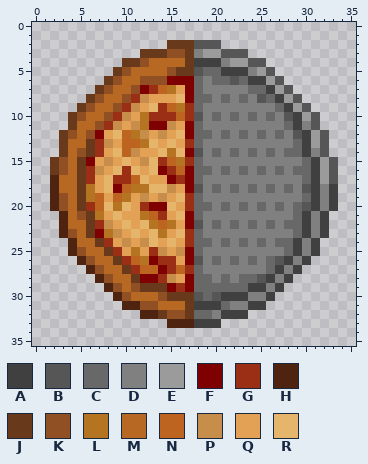
One commit to this pixel-art sprite: Assets/Sprites/Halfpizza.png. Above is the file before it was changed.
The file is 36x36 pixels.
Palette (. is transparent): A #404040  B #565656  C #686868  D #808080  E #9b9b9b  F #7f0000  G #9b2f15  H #4e2310  J #68391a  K #905024  L #b57422  M #b76822  N #bd6420  P #c68d4b  Q #e3a155  R #e5b56b
Pixels before, first column x 2:
 2 .............JJJBBB.............
 3 ..........JJJKKJDEEBBB..........
 4 ........JJKMMMMJAAADEEBB........
 5 .......JKMMMMKJJBCCAAADEB.......
 6 ......JKMMKKKFFFCDCCBCAAEB......
 7 .....JKMMKFGNLQFCDDDDDCCAEB.....
 8 ....JKMMKGPQQQRFCCDCDCDBCAEB....
 9 ...JKMMKGPQRGNLGCDDDDDDDDCAEB...
10 ..JKMMKGPQLGGGNGBDCDCDCDCDBAEB..
11 ..JMMKGPQPLFFPQFCDDDDDDDDDCADB..
12 .JKMKFQRNLPQPQRFCCDCDCDCDCDBAEB.
13 .JMMJGPQNNLRQRQGCDDDDDDDDDDCAEB.
14 .JMKJGQRNPQQRLRFBDCDCDCDCDCCADB.
15 JKMJFQPQRQPRGNLGCDDDDDDDDDDDCAEB
16 JKMJGPQRGRQRFGNFCCDCDCDCDCDCCAEB
17 HMMJGQRGGNRQQFGFCDDDDDDDDDDDCAEB
18 HMMJLQRFNLLRRPQFBDCDCDCDCDCDBADA
19 HKMJLNQNLQPQPQRGCDDDDDDDDDDDCADA
20 HKMJGNRLRQGFFRQGCCDCDCDCDCDCBADA
21 .HMKJLQRQQLNGQRFCDDDDDDDDDDCADA.
22 .HMMJGPQRQRLNLQFBDCDCDCDCDCCADA.
23 .HKMJFLPQRQRLQRGCDDDDDDDDDDCADA.
24 ..HMMJGQPQPRQRQGCCDCDCDCDCCADA..
25 ..HKMMJGQLQGPQPFCDDDDDDDDDCADA..
26 ...HKMMJGNLFGGQFBDCDCDCDCBADA...
27 ....HKMMJGNNFGNGCDDDDDDDCADA....
28 .....HKMMJFFGPQFCCDCDCCBADA.....
29 ......HKMKJJJFGFCCCCCCAADA......
30 .......HKMMMKJJJBCBAAADDA.......
31 ........HHKKMMMJAAACDDAA........
32 ..........HHJKKJCCDAAA..........
33 .............HHHAAA.............
After:
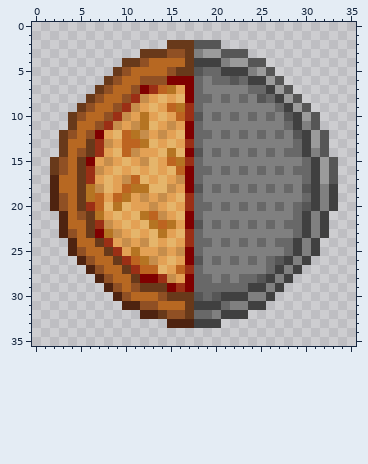
What changed:
Colour F gives way to colour P in row 20 at x 13; in row 26 at x 13.
Colour G gives way to colour P in row 17 at x 10 and 16; in row 21 at x 14.
Colour Q gives way to colour P in row 18 at x 7.
Colour F gives way to colour Q in row 11 at x 14; in row 16 at x 14; in row 17 at x 15; in row 18 at x 9; in row 20 at x 14.
Colour G gives way to colour Q in row 9 at x 14; in row 10 at x 13 and 15; in row 15 at x 14; in row 16 at x 10; in row 17 at x 9; in row 20 at x 12.
Colour G gives way to colour Q in row 25 at x 13; in row 26 at x 14; in row 27 at x 15.
Colour F gives way to colour R in row 11 at x 13; in row 27 at x 14.
Colour G gives way to colour R in row 10 at x 14; in row 16 at x 15; in row 26 at x 15.
Colour Q gives way to colour R in row 8 at x 14; in row 17 at x 14; in row 21 at x 11.
Changed places in both pictures, as pixel boxes (x1, y1, x2, y2):
changed: (149, 94, 176, 130)
changed: (95, 157, 185, 274)
